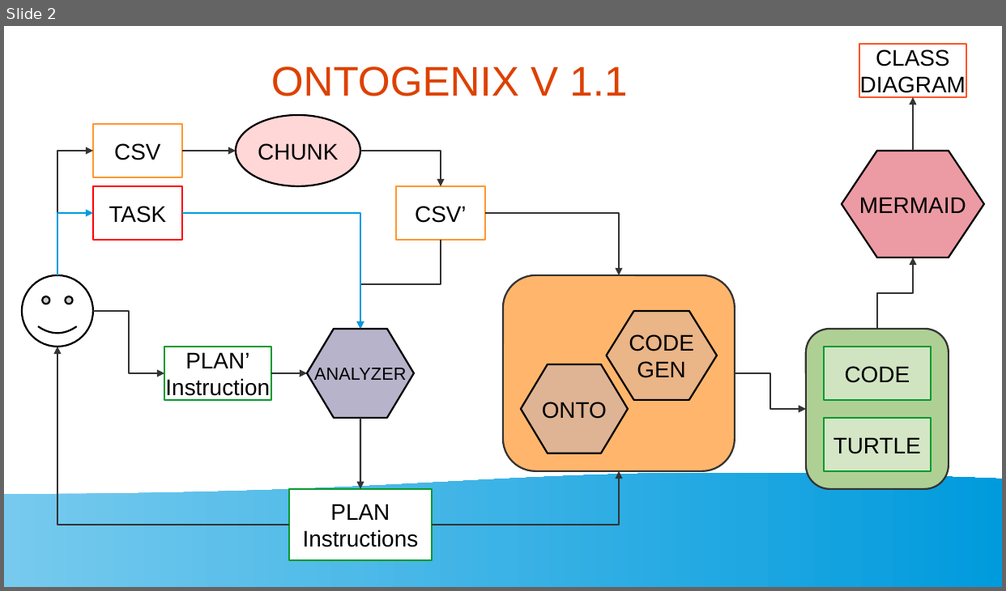
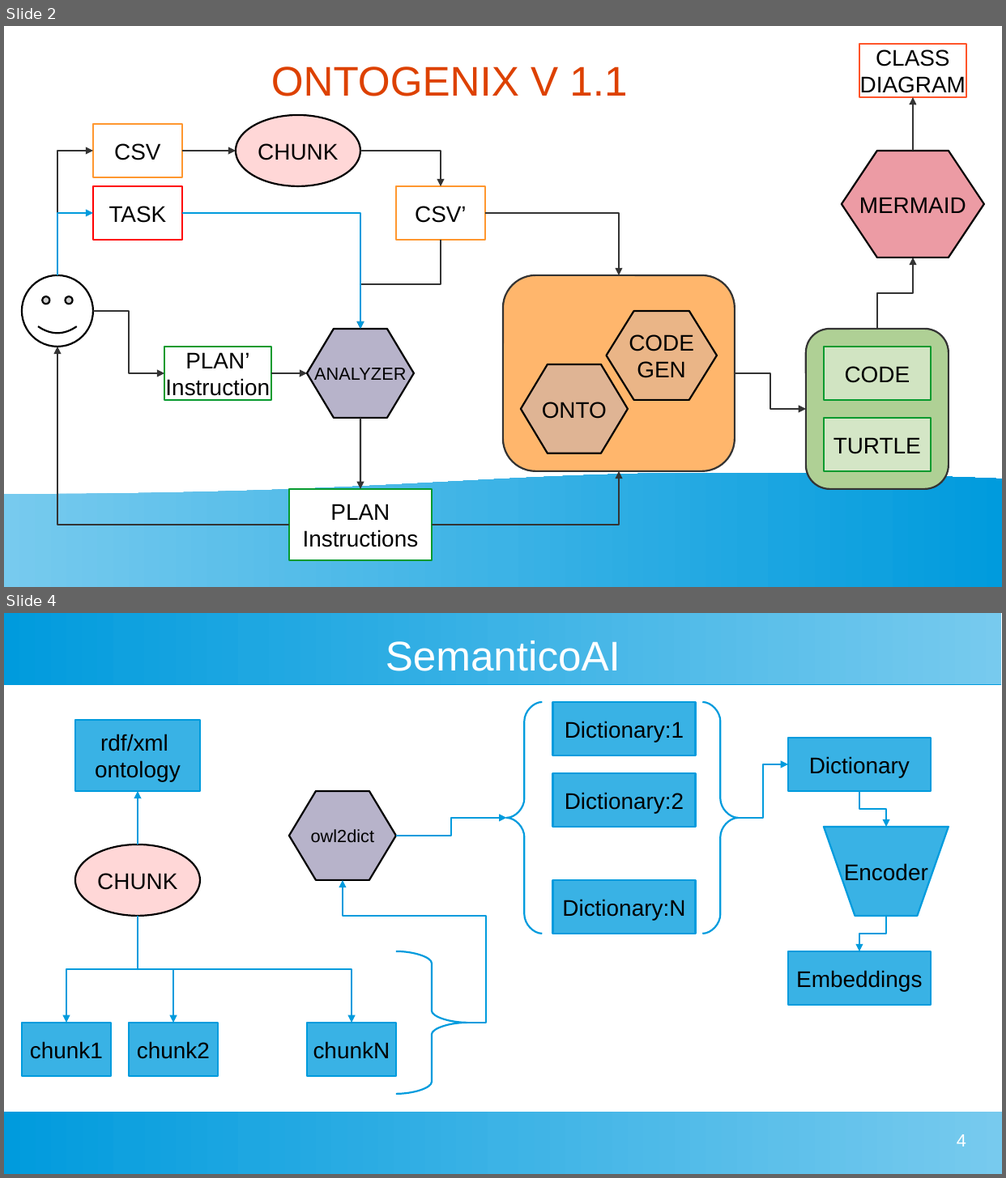
Before and after one commit to tecnomod-um/OntoGenix, a slide deck: IDEAS.odp. Shown one above the other, each under a label of ours: slide 2 before the commit, slides 2 and 4 after it; the slides between them are not shown. The pictures are 1006x591 and 1006x1178 pixels, drawn with LibreOffice and Linux fonts; fonts in the diff are those of the drawing. Boxes give left, top, right and bottom in pixels: in the first picture for what was removed or moved away, otherwise in the second. Text is boxed around its words. In the diff, an @@ line names an element or a change of style, - is before the commit and + after.

Commit message:
Developped the semantico AI idea

```diff
--- a/IDEAS.odp
+++ b/IDEAS.odp
@@ slide 4 added at (x1=4, y1=613, x2=1002, y2=1174), background #FFFFFF @@
@@ rectangle added at (x1=4, y1=613, x2=1002, y2=684), fill gradient #77CAEE to #75C9EE to #73C9ED to #71C8ED to #6FC7ED to #6EC6ED @@
@@ title added at (x1=386, y1=641, x2=620, y2=671), 33 pt, text #FFFFFF @@
+SemanticoAI
@@ freeform shape added at (x1=506, y1=702, x2=542, y2=934), outline #009BDD 1.42 pt @@
@@ rectangle added at (x1=552, y1=702, x2=695, y2=756), fill #39B2E5, outline #009BDD 1.42 pt, 18 pt, text #000000 @@
+Dictionary:1
@@ freeform shape added at (x1=703, y1=702, x2=739, y2=934), outline #009BDD 1.42 pt @@
@@ rectangle added at (x1=75, y1=720, x2=201, y2=791), fill #39B2E5, outline #009BDD 1.42 pt, 18 pt, text #000000 @@
+rdf/xml
+ontology
@@ rectangle added at (x1=788, y1=738, x2=931, y2=791), fill #39B2E5, outline #009BDD 1.42 pt, 18 pt, text #000000 @@
+Dictionary
@@ rectangle added at (x1=552, y1=773, x2=695, y2=827), fill #39B2E5, outline #009BDD 1.42 pt, 18 pt, text #000000 @@
+Dictionary:2
@@ elbow arrow added from (739, 818) to (788, 764), #009BDD 1.42 pt @@
@@ elbow arrow added from (138, 845) to (138, 791), #009BDD 1.42 pt @@
@@ hexagon added at (x1=289, y1=791, x2=396, y2=880), fill #B7B3CA, outline #000000 1.42 pt, 14 pt, text #000000 @@
+owl2dict
@@ elbow arrow added from (859, 791) to (886, 827), #009BDD 1.42 pt @@
@@ elbow arrow added from (396, 836) to (506, 818), #009BDD 1.42 pt @@
@@ freeform shape added at (x1=825, y1=827, x2=949, y2=915), fill #39B2E5, outline #009BDD 1.42 pt, 18 pt, text #000000 @@
+Encoder
@@ ellipse added at (x1=75, y1=845, x2=201, y2=917), fill #FFD7D7, outline #000000 1.42 pt, 18 pt, text #000000 @@
+CHUNK
@@ elbow arrow added from (467, 1023) to (343, 880), #009BDD 1.42 pt @@
@@ rectangle added at (x1=552, y1=880, x2=695, y2=934), fill #39B2E5, outline #009BDD 1.42 pt, 18 pt, text #000000 @@
+Dictionary:N
@@ elbow arrow added from (138, 917) to (66, 1023), #009BDD 1.42 pt @@
@@ elbow arrow added from (138, 917) to (173, 1023), #009BDD 1.42 pt @@
@@ elbow arrow added from (138, 917) to (351, 1023), #009BDD 1.42 pt @@
@@ elbow arrow added from (886, 917) to (859, 952), #009BDD 1.42 pt @@
@@ freeform shape added at (x1=396, y1=952, x2=467, y2=1094), outline #009BDD 1.42 pt @@
@@ rectangle added at (x1=788, y1=952, x2=931, y2=1005), fill #39B2E5, outline #009BDD 1.42 pt, 18 pt, text #000000 @@
+Embeddings
@@ rectangle added at (x1=22, y1=1023, x2=111, y2=1076), fill #39B2E5, outline #009BDD 1.42 pt, 18 pt, text #000000 @@
+chunk1
@@ rectangle added at (x1=129, y1=1023, x2=218, y2=1076), fill #39B2E5, outline #009BDD 1.42 pt, 18 pt, text #000000 @@
+chunk2
@@ rectangle added at (x1=308, y1=1023, x2=396, y2=1076), fill #39B2E5, outline #009BDD 1.42 pt, 18 pt, text #000000 @@
+chunkN
@@ rectangle added at (x1=4, y1=1112, x2=1002, y2=1174), fill gradient #77CAEE to #75C9EE to #73C9ED to #71C8ED to #6FC7ED to #6EC6ED @@
@@ page number added at (x1=957, y1=1135, x2=966, y2=1147), 14 pt, text #FFFFFF @@
+4
```
Also in this commit, not shown: 1 slide changed, 7 other files.
